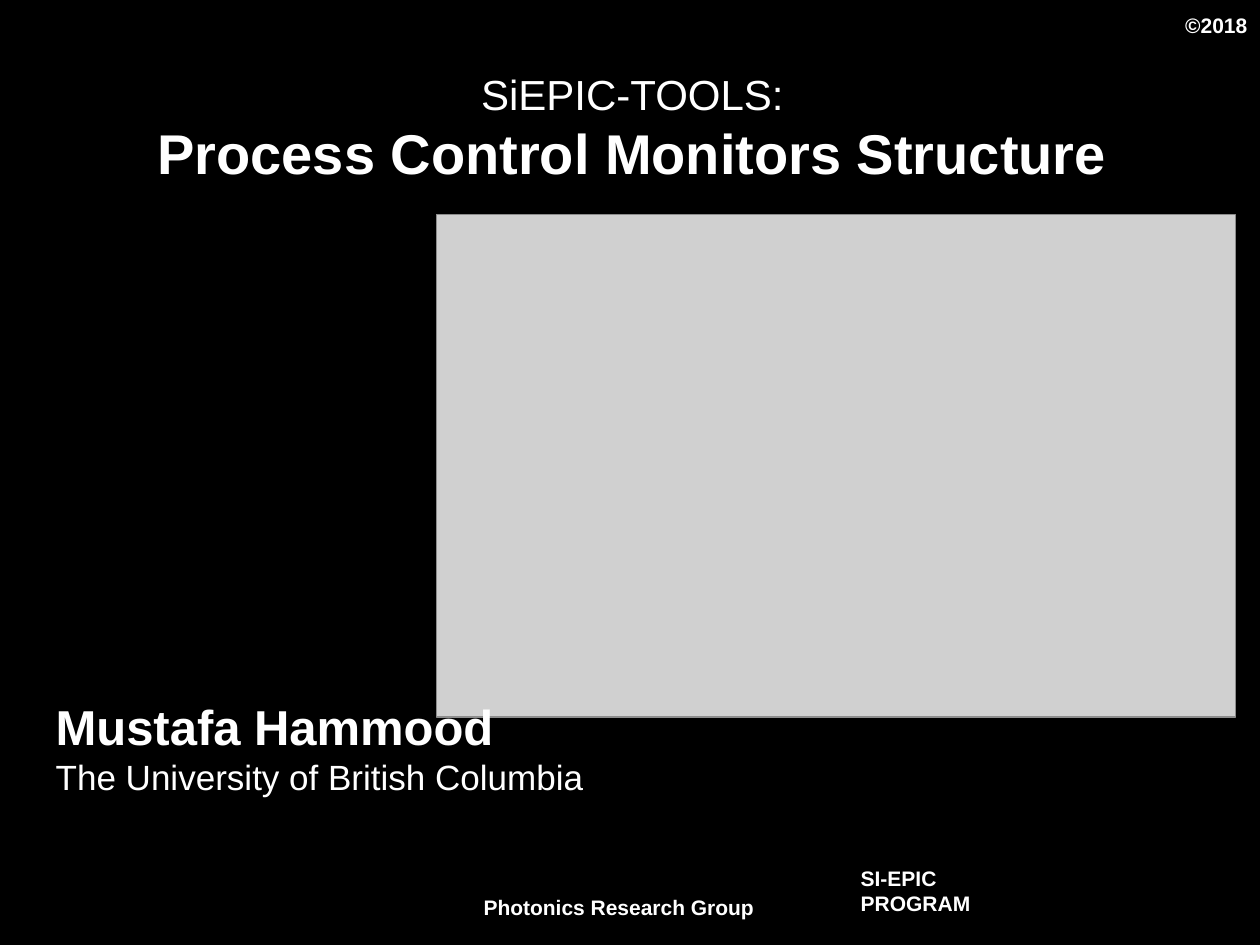
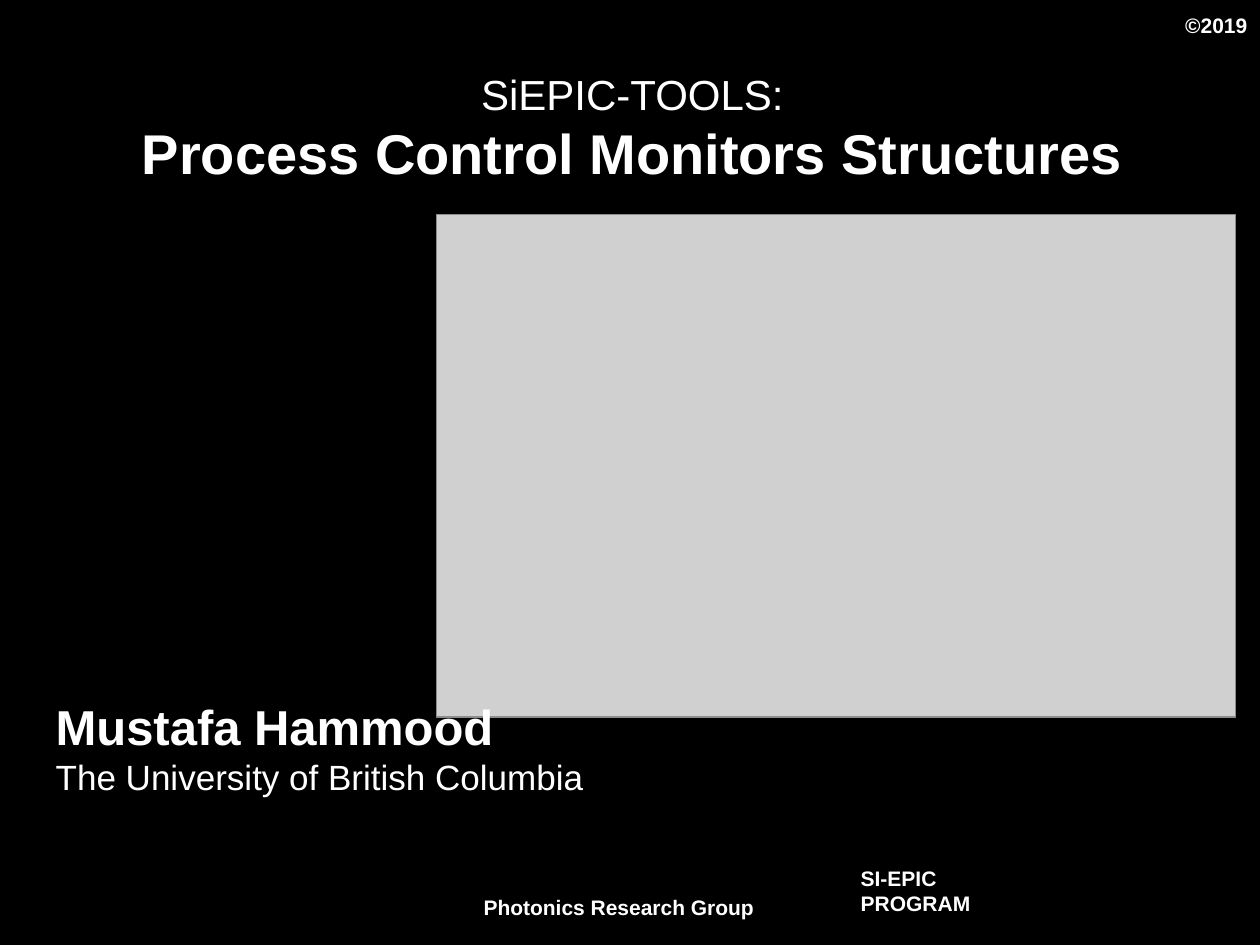
Before and after one commit to SiEPIC/SiEPIC_EBeam_PDK, a slide deck: slide 1 of PCM/PCM_intro.pptx. Drawn at 1260x945 pixels with LibreOffice and Linux fonts; fonts in the diff are those of the drawing; grey boxes stand for pictures; background and template pictures are left out. Boxes give left, top, right and bottom in pixels: in the first picture for what was removed or moved away, otherwise in the second. Text is boxed around its words. In the diff, an @@ line names an element or a change of style, - is before the commit and + after.

```diff
--- a/PCM/PCM_intro.pptx
+++ b/PCM/PCM_intro.pptx
@@ text at box(1185, 18, 1247, 33): text changed @@
-©2018
+©2019
@@ title at box(142, 79, 1121, 175): text changed @@
-SiEPIC-TOOLS:
-Process Control Monitors Structure
+SiEPIC-TOOLS:
+Process Control Monitors Structures
```
Also in this commit, not shown: 2 other slides changed, 4 slides added, 2 other files.
